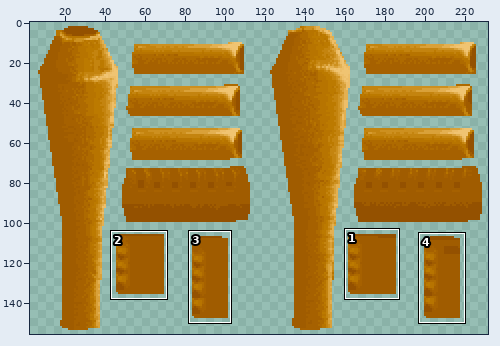
File history of a sprite sheet, qw/textures/models/g_rock2_0.png. The picture above shows the old version from afar; the outline marks the close-up.
Close-up. Before:
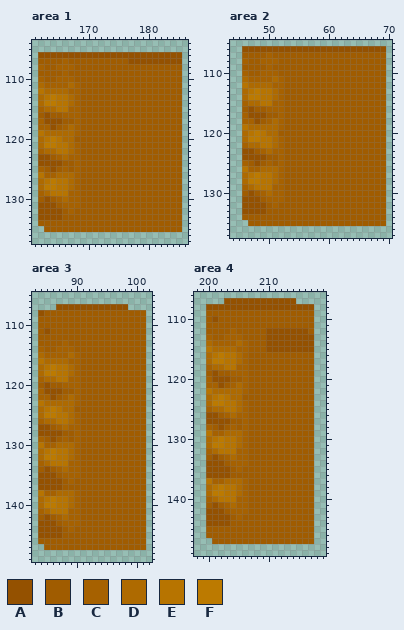
The file is 232x156 pixels. Colours within 5 levels of each other are drawn and written as one. Shown: area 1: x 161..186, y 104..137; area 2: x 44..70, y 105..137; area 3: x 83..102, y 105..149; area 4: x 198..219, y 106..149. The wide view leaves out empty margins. The commit also changed other parts of the picture, which this record leaves out.
Palette (. is transparent): A #945100  B #a05c00  C #a66100  D #ae6a00  E #b77400  F #bc7a00
Pixels before, area 1, first column x 162:
106 AAAAAAAAAAAAAAAAAAAAAAAA
107 BBBBCBBBBBBBBBBAAAAAAAAA
108 CBBCCCBBBBBBBBBBBBBBBBBB
109 BBBBCBBBBBBBBBBBBBBBBBBB
110 CBBCCCBBBBBBBBBBBBBBBBBB
111 DCCCCDCBBBBBBBBBBBBBBBBB
112 EDDDDCCBBBBBBBBBBBBBBBBB
113 DEFEEDCBBBBBBBBBBBBBBBBB
114 DFFEEDCBBBBBBBBBBBBBBBBB
115 CDDEECCBBBBBBBBBBBBBBBBB
116 BABBCCCBBBBBBBBBBBBBBBBB
117 CAAABBCBBBBBBBBBBBBBBBBB
118 CCABCDCBBBBBBBBBBBBBBBBB
119 EDDDDDCBBBBBBBBBBBBBBBBB
120 DEFEDDBBBBBBBBBBBBBBBBBB
121 DFFEEDCBBBBBBBBBBBBBBBBB
122 CDDEEDCBBBBBBBBBBBBBBBBB
123 AABCDCCBBBBBBBBBBBBBBBBB
124 AAAABBCBBBBBBBBBBBBBBBBB
125 CBABCBCBBBBBBBBBBBBBBBBB
126 ECCDDDCBBBBBBBBBBBBBBBBB
127 DEFEEDCBBBBBBBBBBBBBBBBB
128 DFFEEDCBBBBBBBBBBBBBBBBB
129 CDEEECCBBBBBBBBBBBBBBBBB
130 BABCDCCBBBBBBBBBBBBBBBBB
131 AAABCCCBBBBBBBBBBBBBBBBB
132 AAAABCBBBBBBBBBBBBBBBBBB
133 AAAABBBBBBBBBBBBBBBBBBBB
134 BBBBBBBBBBBBBBBBBBBBBBBB
135 .BBBBBBBBBBBBBBBBBBBBBBB
Pixels before, area 2, first column x 46:
106 AAAAAAAAAAAAAAAAAAAAAAAA
107 BBBBCBBBBBBBBBBBBBBBBBBB
108 CBBCCCBBBBBBBBBBBBBBBBBB
109 BBBBCBBBBBBBBBBBBBBBBBBB
110 CBBCCCBBBBBBBBBBBBBBBBBB
111 DCCCCDCBBBBBBBBBBBBBBBBB
112 EDDDDCCBBBBBBBBBBBBBBBBB
113 DEFEEDCBBBBBBBBBBBBBBBBB
114 DFFEEDCBBBBBBBBBBBBBBBBB
115 CDDEECCBBBBBBBBBBBBBBBBB
116 BABBCCCBBBBBBBBBBBBBBBBB
117 CAAABBCBBBBBBBBBBBBBBBBB
118 CCABCDCBBBBBBBBBBBBBBBBB
119 EDDDDDCBBBBBBBBBBBBBBBBB
120 DEFEDDBBBBBBBBBBBBBBBBBB
121 DFFEEDCBBBBBBBBBBBBBBBBB
122 CDDEEDCBBBBBBBBBBBBBBBBB
123 AABCDCCBBBBBBBBBBBBBBBBB
124 AAAABBCBBBBBBBBBBBBBBBBB
125 CBABCBCBBBBBBBBBBBBBBBBB
126 ECCDDDCBBBBBBBBBBBBBBBBB
127 DEFEEDCBBBBBBBBBBBBBBBBB
128 DFFEEDCBBBBBBBBBBBBBBBBB
129 CDEEECCBBBBBBBBBBBBBBBBB
130 BABCDCCBBBBBBBBBBBBBBBBB
131 AAABCCCBBBBBBBBBBBBBBBBB
132 AAAABCBBBBBBBBBBBBBBBBBB
133 AAAABBBBBBBBBBBBBBBBBBBB
134 BBBBBBBBBBBBBBBBBBBBBBBB
135 .BBBBBBBBBBBBBBBBBBBBBBB
Pixels before, area 3, first column x 84:
107 ...AAAAAAAAAAAA...
108 ABBBBBBBBBBBBBBBBB
109 BBBBBBBBBBBBBBBBBB
110 BBBBBBBBBBBBBBBBBB
111 BABBBBBBBBBBBBBBBB
112 BBBBBBBBBBBBBBBBBB
113 BBBBCBBBBBBBBBBBBB
114 CBBCCCBBBBBBBBBBBB
115 DCCCCDCBBBBBBBBBBB
116 EDDDDCCBBBBBBBBBBB
117 DEFEEDCBBBBBBBBBBB
118 DFFEEDCBBBBBBBBBBB
119 CDDEECCBBBBBBBBBBB
120 BABBCCCBBBBBBBBBBB
121 CAAABBCBBBBBBBBBBB
122 CCABCDCBBBBBBBBBBB
123 EDDDDDCBBBBBBBBBBB
124 DEFEDDBBBBBBBBBBBB
125 DFFEEDCBBBBBBBBBBB
126 CDDEEDCBBBBBBBBBBB
127 AABCDCCBBBBBBBBBBB
128 AAAABBCBBBBBBBBBBB
129 CBABCBCBBBBBBBBBBB
130 ECCDDDCBBBBBBBBBBB
131 DEFEEDCBBBBBBBBBBB
132 DFFEEDCBBBBBBBBBBB
133 CDEEECCBBBBBBBBBBB
134 BABCDCCBBBBBBBBBBB
135 AAABCCCBBBBBBBBBBB
136 AAAABCBBBBBBBBBBBB
137 AAAABBBBBBBBBBBBBB
138 ECCDDDCBBBBBBBBBBB
139 DEFEEDCBBBBBBBBBBB
140 DFFEEDCBBBBBBBBBBB
141 CDEEECCBBBBBBBBBBB
142 BABCDCCBBBBBBBBBBB
143 AAABCCCBBBBBBBBBBB
144 AAAABCBBBBBBBBBBBB
145 AAAABBBBBBBBBBBBBB
146 BBBBBBBBBBBBBBBBBB
147 .BBBBBBBBBBBBBBBBB
Pixels before, area 4, first column x 200:
107 ...AAAAAAAAAAAA...
108 AAAAAAAAAAAAAAAAAA
109 BBBBBBBBBBBBBBBBBB
110 BABBBBBBBBBBBBBBBB
111 BBBBBBBBBBBBBBBBBB
112 BBBBCBBBBBAAAAAAAB
113 CBBCCCBBBBAAAAAAAA
114 DCCCCDCBBBAAAAAAAA
115 EDDDDCCBBBAAAAAAAA
116 DEFEEDCBBBBBBBBBBB
117 DFFEEDCBBBBBBBBBBB
118 CDDEECCBBBBBBBBBBB
119 BABBCCCBBBBBBBBBBB
120 CAAABBCBBBBBBBBBBB
121 CCABCDCBBBBBBBBBBB
122 EDDDDDCBBBBBBBBBBB
123 DEFEDDBBBBBBBBBBBB
124 DFFEEDCBBBBBBBBBBB
125 CDDEEDCBBBBBBBBBBB
126 AABCDCCBBBBBBBBBBB
127 AAAABBCBBBBBBBBBBB
128 CBABCBCBBBBBBBBBBB
129 ECCDDDCBBBBBBBBBBB
130 DEFEEDCBBBBBBBBBBB
131 DFFEEDCBBBBBBBBBBB
132 CDEEECCBBBBBBBBBBB
133 BABCDCCBBBBBBBBBBB
134 AAABCCCBBBBBBBBBBB
135 AAAABCBBBBBBBBBBBB
136 AAAABBBBBBBBBBBBBB
137 ECCDDDCBBBBBBBBBBB
138 DEFEEDCBBBBBBBBBBB
139 DFFEEDCBBBBBBBBBBB
140 CDEEECCBBBBBBBBBBB
141 BABCDCCBBBBBBBBBBB
142 AAABCCCBBBBBBBBBBB
143 AAAABCBBBBBBBBBBBB
144 AAAABBBBBBBBBBBBBB
145 BBBBBBBBBBBBBBBBBB
146 BBBBBBBBBBBBBBBBBB
147 .BBBBBBBBBBBBBBBBB
The same view after the edit:
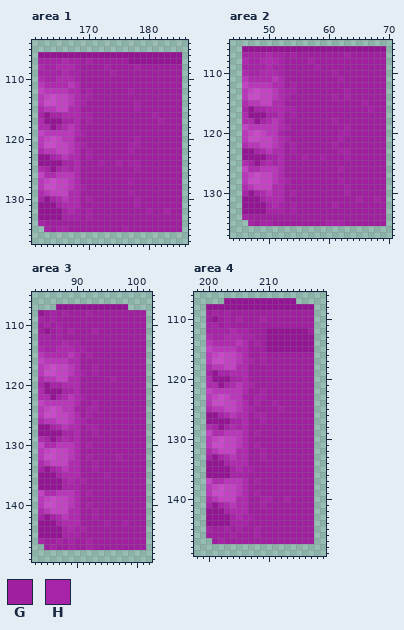
Colours new in this view: G #a01ea0  H #a723a7
Changes in this commit:
colour A: #945100 -> #941594
colour C: #a66100 -> #af2aaf
colour D: #ae6a00 -> #ba36ba
colour E: #b77400 -> #c443c4
colour F: #bc7a00 -> #c94bc9
Changed rows in their new state; - is a pixel that keeps its letter.
Area 1:
first column x 162:
107 HHHH-HHGHGGGGGG---------
108 -HH---HGGGGHGGGGHGGGGGGG
109 HHHH-HHGGGGGHGGGGGGGGGGG
110 -HH---HGGGGGGGGGGGGGGGGG
111 -------GGGGGGGGGGGGGGGGG
112 -------GHGGGGGGHGGGGGGGG
113 -------HHGGGGGGGGGGGGGGG
114 -------HGGGGGGGGHGGGGGGG
115 -------GGGGGGGGGHGGGGGGG
116 H-HH---HHGGGGGGGGGGHGGGG
117 ----HH-GHGGGGGGGGGGGHGGG
118 ---H---GGGGGGGGGGGGGGGGG
119 -------HGGGGGGGGGGGGGGGG
120 ------HGGGGGGGGGHGGGGGGG
121 -------HGGGGGGGHHGGGGGGG
122 -------GHGGGGGGHGGGGGGGG
123 --H----GHGGGGGGGGGGGGGGG
124 ----HH-GGGHGGHGHHGGGGGGG
125 -H-H-H-GGGGGGGGGHGGGGGGG
126 -------GGGGGGGGGGGGGGGGG
127 -------GGGGGGGGHGGGGGGGG
128 -------HGGGGGGGGGGGGGGGG
129 -------GGGGGGGGHGGGGGGGG
130 H-H----GHGGGGGGGHGGGGGGG
131 ---H---GGGGGGGGGHGGGGGGG
132 ----H-HGHGGGGGGGGGHGGHGG
133 ----HHHGHGGGGGGGGGGGGGGG
134 HGGGGGGGGGGGGGGGGGGGGGGG
135 -HGHHGGGGGGGGGHGGGGGGGGG
Area 2:
first column x 46:
107 HHHH-HHGHGGGGGGGGHGGGGGG
108 -HH---HGGGGHGGGGGGGGGGGG
109 HHHH-HHGGGGGHGGGGGGGGGGG
110 -HH---HGGGGGGGGHGGGGGGGG
111 -------GGGGGGGGGHGGGGGGG
112 -------GHGGGGGGGGGGGGGGG
113 -------HHGGGGGGGGHGGGGGG
114 -------HGGGGGGGHGHGGGGGG
115 -------GGGGGGGGGGGGGHGGG
116 H-HH---HHGGGGGGGGGGGGHGG
117 ----HH-GHGGGGGGGGGGGGGGG
118 ---H---GGGGGGGGHGGGGGGGG
119 -------HGGGGGGGGGHGGGGGG
120 ------HGGGGGGGGGHHGGGGGG
121 -------HGGGGGGGGHGGGGGGG
122 -------GHGGGGGGHGGGGGGGG
123 --H----GHGGGGGGGHHGGGGGG
124 ----HH-GGGHGGHGGGHGGGGGG
125 -H-H-H-GGGGGGGGGGGGGGGGG
126 -------GGGGGGGGGHGGGGGGG
127 -------GGGGGGGGGGGGGGGGG
128 -------HGGGGGGGGHGGGGGGG
129 -------GGGGGGGGGGHGGGGGG
130 H-H----GHGGGGGGGGHGGGGGG
131 ---H---GGGGGGGGGGGGHGGHG
132 ----H-HGHGGGGGGHGGGGGGGG
133 ----HHHGHGGGGGGGGGGGGGGG
134 HGGGGGGGGGGGGGGGGGGGGGGG
135 -HGHHGGGGGGGGGHHHGGGGGGG
Area 3:
first column x 84:
108 -GHGHGGGHGGGGGGGGG
109 HGHGGGGGGGGGGGGGGG
110 GHGHGGGGGGGGGGGGGG
111 G-GHGHGGGHGGGGGGGG
112 HHGHGGGGGGGGGGGGGG
113 HHHH-HHGGGGGGGGGGG
114 -HH---HHGGGGGGGGGG
115 -------GHGGGGGGGGG
116 -------GGGGGGGGGGG
117 -------GGHGGGGGGGG
118 -------HGHGGGGGGGG
119 -------GGGGGHGGGGG
120 H-HH---GGGGGGGGGGG
121 ----HH-GGGGGGGGGGG
122 ---H---HGGGGGGGGGG
123 -------GGHGGGGGGGG
124 ------HGHHGGGGGGGG
125 -------GHGGGGGGGGG
126 -------HGGGGGGGGGG
127 --H----GHHGGGGGGGG
128 ----HH-GGHGGGGGGGG
129 -H-H-H-GGGGGGGGGGG
130 -------GHGGGGGGGGG
131 -------GGGGGGGGGGG
132 -------GHGGGGHGGGG
133 -------GGHGGGGGGGG
134 H-H----GGHGGGGGGGG
135 ---H---GGGGHGGGGGG
136 ----H-HHGGGGGGGGGG
137 ----HHHGGGGGGGGGGG
138 -------GHGGGGGGGGG
139 -------GGGGGGGGGGG
140 -------GHGGGGGGGGG
141 -------GGHGGGGGGGG
142 H-H----GGHGGGGGGGG
143 ---H---GGGGHGGHGGG
144 ----H-HHGGGGGGGGGG
145 ----HHHGGGGGGGGGGG
146 HGGHGHGGHGGGGGGGGG
147 -GHGGHGGHGGGGGGGGG
Area 4:
first column x 200:
109 GHGHGGGGGGGGGGGGGG
110 G-GHGHGGGHGGGGGGGG
111 HHGHGGGGGGGGGGGGGG
112 HHHH-HHGGG-------G
113 -HH---HHGG--------
114 -------GHG--------
115 -------GGG--------
116 -------GGHGGGGGGGG
117 -------HGHGGGGGGGG
118 -------GGGGGGGGGGG
119 H-HH---GGGGGGGGGGG
120 ----HH-GGGGGGGGGGG
121 ---H---HGGGGGGGGGG
122 -------GGHGGGGGGGG
123 ------HGHHGGGGGGGG
124 -------GHGGHGGGGGG
125 -------HGGGGHGGGGG
126 --H----GHHGGGGGGGG
127 ----HH-GGHGGGGGGGG
128 -H-H-H-GGGGGGGGGGG
129 -------GHGGGGGGGGG
130 -------GGGGGGGGGGG
131 -------GHGGGGGGGGG
132 -------GGHGGGGGGGG
133 H-H----GGHGGGGGGGG
134 ---H---GGGGGGGGGGG
135 ----H-HHGGGGGGGGGG
136 ----HHHGGGGGGGGGGG
137 -------GHGGGGGGGGG
138 -------GGGGGGGGGGG
139 -------GHGGGGGGGGG
140 -------GGHHGGHGGGG
141 H-H----GGHGGGGGGGG
142 ---H---GGGGGGGGGGG
143 ----H-HHGGGGGGGGGG
144 ----HHHGGGGGGGGGGG
145 HGGHGHGGHGGGGGGGGG
146 GGGGHGGGHGGGGGGGGG
147 -GHGGGGGGGGGGGGGGG
Pixel boxes of the changes (left, top, right, bottom) in both close-ups:
changed: (38, 52, 182, 232)
changed: (242, 46, 386, 226)
changed: (38, 304, 146, 550)
changed: (206, 298, 314, 544)
